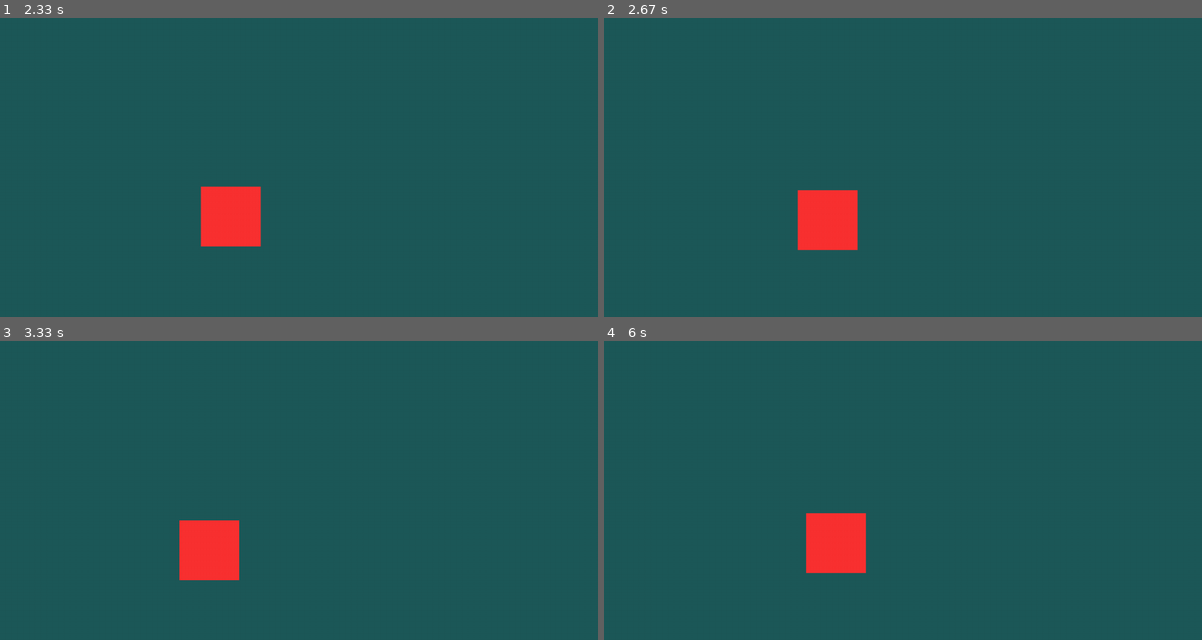
Above: before the commit, frames 1-4 (two rows, left to right).
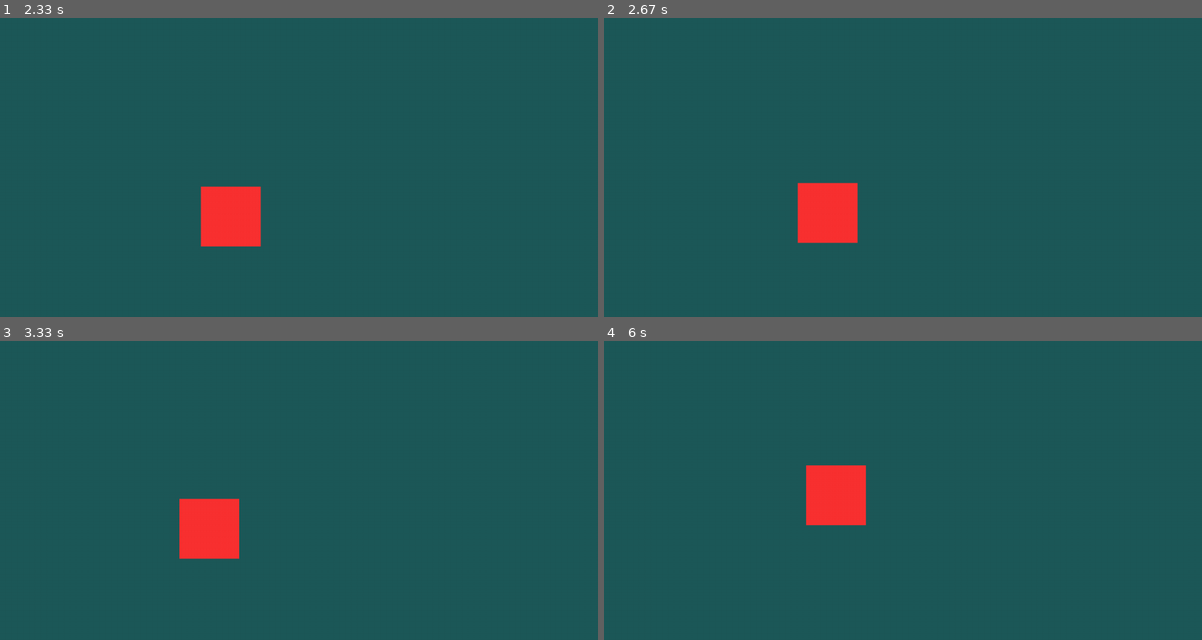
Above: after the commit, the same moments.

Repository: PavelAltynnikov/pygame-controls
Game: pygame game, started from sandbox/__main__.py
The game is run twice, just before and just after one commit, with the same random seed, the same clock (stepped at 60 frames per second) and the same inputs.
Inputs:
- Up to frame 1 (2.33 s): tap Enter at 0.33 s; hold Right 0.67-1.13 s; hold Up 1.17-1.47 s; hold Right 1.5-1.97 s; hold Left from 2 s (still down)
- Up to frame 2 (2.67 s): release Left at 2.53 s; hold Down from 2.57 s (still down)
- Up to frame 3 (3.33 s): release Down at 2.87 s; hold Left 2.9-3.3 s
- Up to frame 4 (6 s): hold Up 3.33-3.7 s; hold Right 3.73-4.37 s; hold Down 4.4-4.77 s; hold Left 4.8-5.27 s; hold Right 5.3-5.77 s; hold Up from 5.8 s (still down)

Frame 1 is identical in both runs. In frame 2, 0.5% of the frame differs, in the area x 32-43%, y 55-78%; in frame 3, 1.5%; in frame 4, 3.3%, in the area x 33-44%, y 41-78%.

Commit message:
fix controls value on activate

Diff:
--- a/sandbox/controllers.py
+++ b/sandbox/controllers.py
@@ -130,11 +130,11 @@
         if keys[self._move_right.key_number]:
             self._move_right.activate()
         if keys[self._move_left.key_number]:
-            self._move_left.activate()
+            self._move_left.activate(-1)
         if keys[self._move_up.key_number]:
             self._move_up.activate()
         if keys[self._move_down.key_number]:
-            self._move_down.activate()
+            self._move_down.activate(-1)
         if keys[self._accept.key_number]:
             self._accept.activate()
         if keys[self._quit.key_number]:
@@ -155,11 +155,11 @@
             if self._move_right.key_number == event.key:
                 self._move_right.activate()
             elif self._move_left.key_number == event.key:
-                self._move_left.activate()
+                self._move_left.activate(-1)
             elif self._move_up.key_number == event.key:
                 self._move_up.activate()
             elif self._move_down.key_number == event.key:
-                self._move_down.activate()
+                self._move_down.activate(-1)
             if self._accept.key_number == event.key:
                 self._accept.activate()
             elif self._quit.key_number == event.key:
